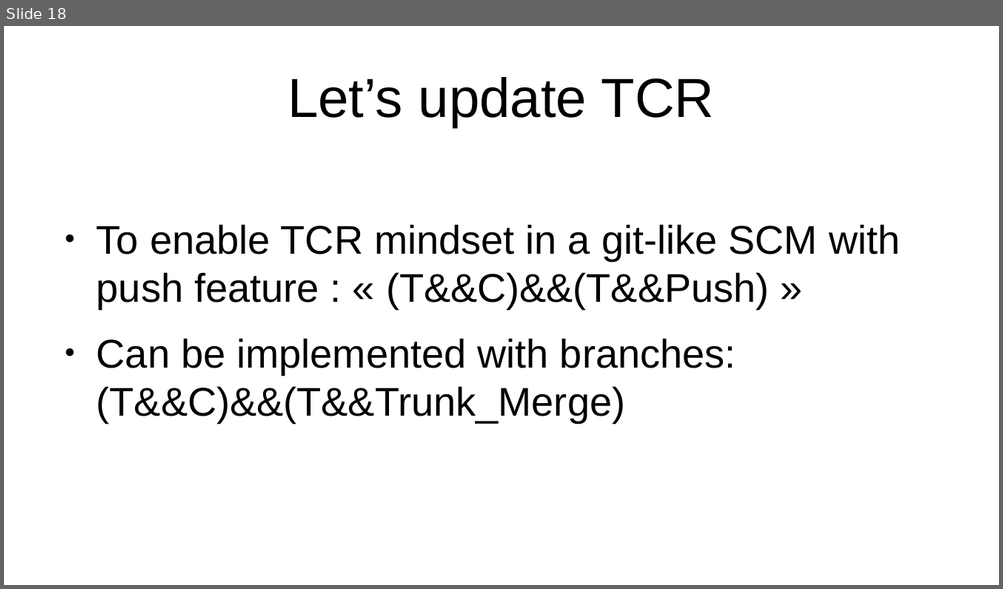
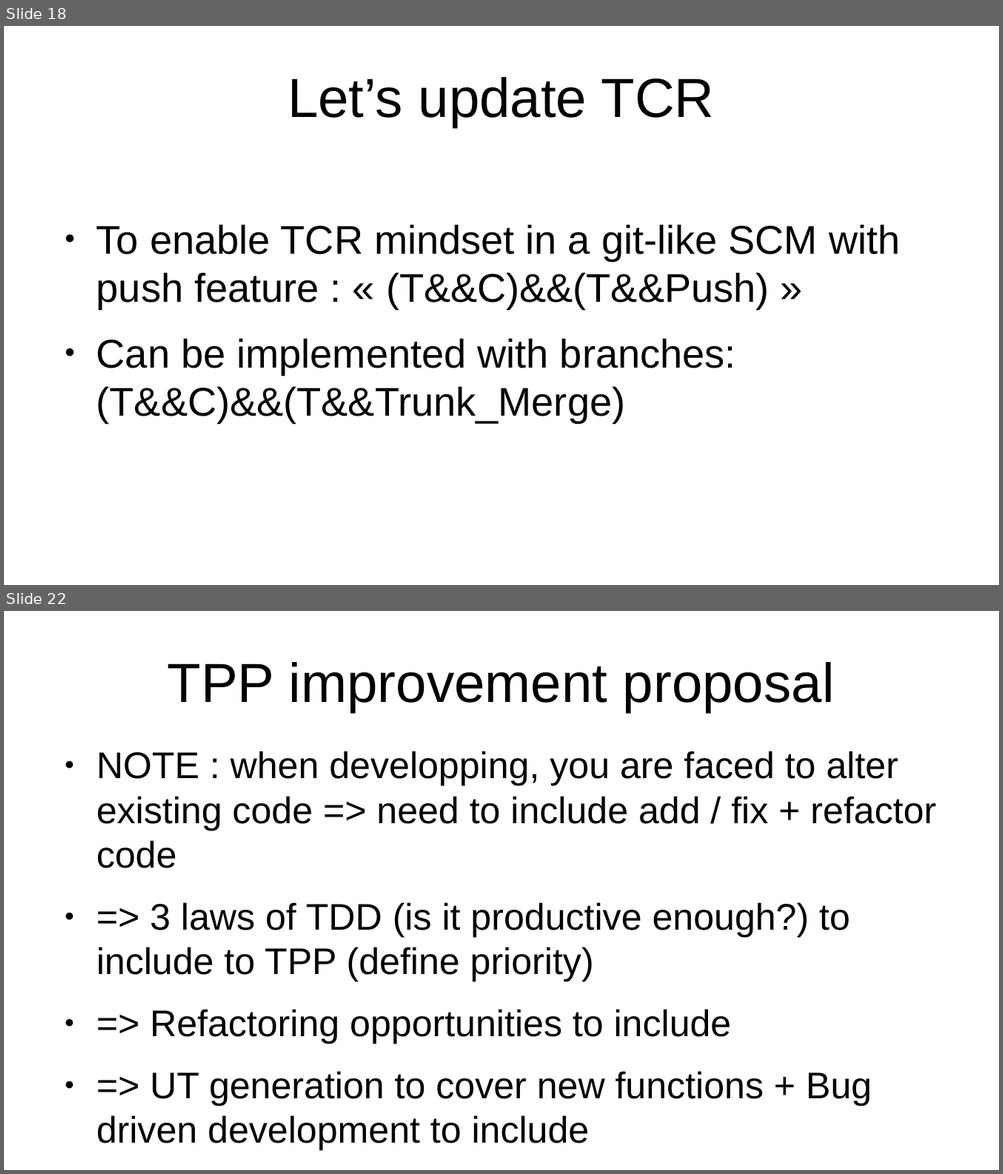
Before and after one commit to Moustov/Moliere, a slide deck: REX on TDD.odp. Shown one above the other, each under a label of ours: slide 18 before the commit, slides 18 and 22 after it; the slides between them are not shown. The pictures are 1003x589 and 1003x1174 pixels, drawn with LibreOffice and Linux fonts; fonts in the diff are those of the drawing. Boxes give left, top, right and bottom in pixels: in the first picture for what was removed or moved away, otherwise in the second. Text is boxed around its words. In the diff, an @@ line names an element or a change of style, - is before the commit and + after.

Commit message:
TPP improvement proposal

```diff
--- a/REX on TDD.odp
+++ b/REX on TDD.odp
@@ slide 22 added at (4, 611, 999, 1170), background #FFFFFF @@
@@ title added at (168, 662, 834, 712), 44 pt, text #000000 @@
+TPP improvement proposal
@@ text added at (96, 751, 936, 1151), 29.6 pt, text #000000 @@
+● NOTE : when developping, you are faced to alter existing code => need to include add / fix + refactor code
+● => 3 laws of TDD (is it productive enough?) to include to TPP (define priority)
+● => Refactoring opportunities to include
+● => UT generation to cover new functions + Bug driven development to include
```
Also in this commit, not shown: 2 slides changed, 1 other slide added.
